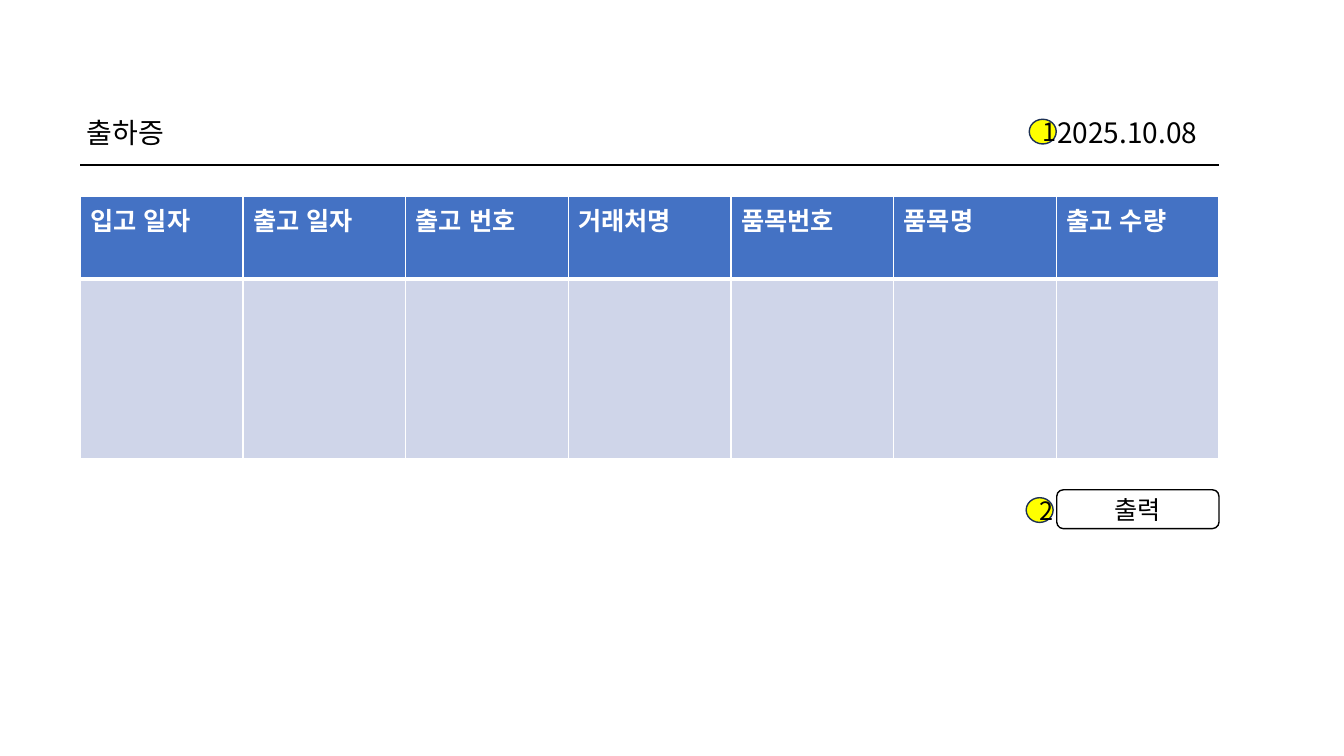
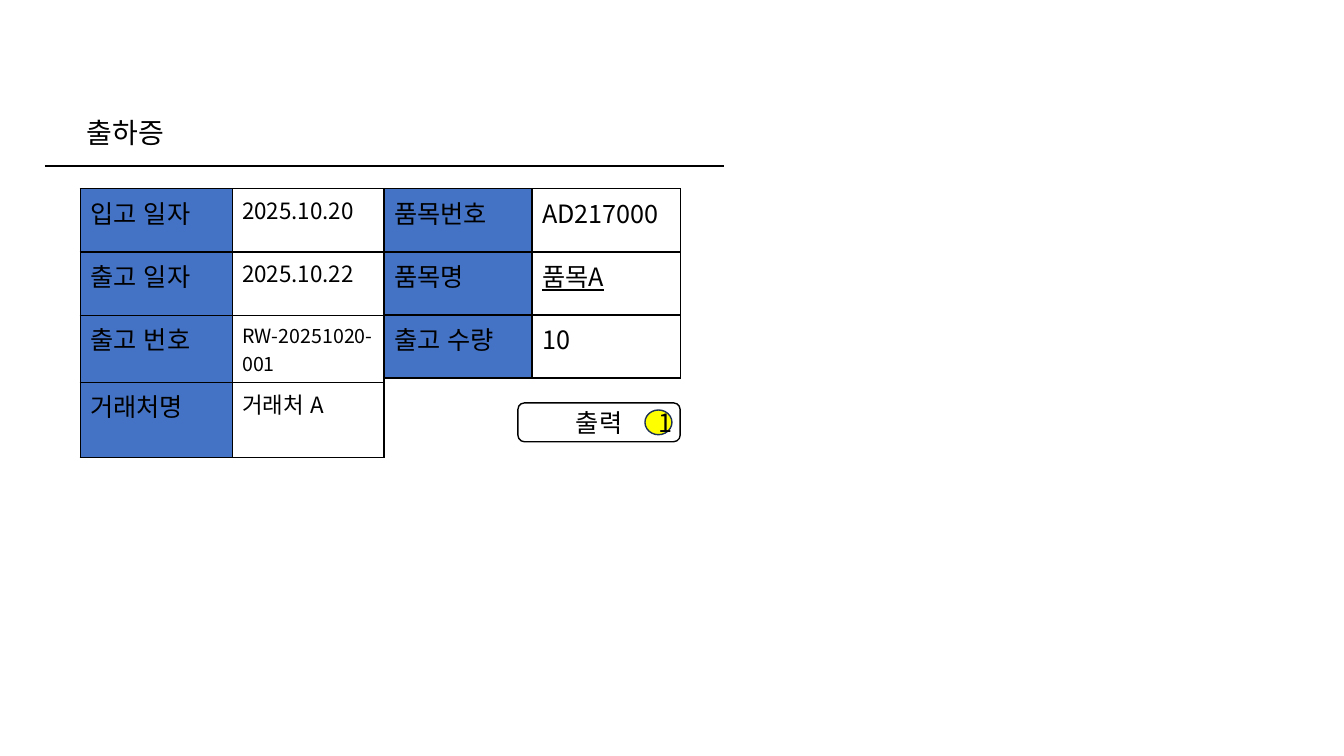
Before and after one commit to wjdgotjd28-del/mes_tripleJ, a slide deck: slide 10 of 화면설계서/수주대상 품목 입출고 관리 페이지(수정중).pptx. Drawn at 1344x756 pixels with LibreOffice and Linux fonts; fonts in the diff are those of the drawing. Boxes give left, top, right and bottom in pixels: in the first picture for what was removed or moved away, otherwise in the second. Text is boxed around its words. In the diff, an @@ line names an element or a change of style, - is before the commit and + after.

Commit message:
수주, 원자재 입출고 관리 페이지

```diff
--- a/화면설계서/수주대상 품목 입출고 관리 페이지(수정중).pptx
+++ b/화면설계서/수주대상 품목 입출고 관리 페이지(수정중).pptx
@@ rectangle removed at (929, 69, 1320, 197) @@
-2025.10.08
@@ line moved from (81, 165) - (1219, 165) to (45, 166) - (724, 166) @@
@@ table at (81, 189, 385, 442) @@
-입고 일자 | 출고 일자 | 출고 번호 | 거래처명 | 품목번호 | 품목명 | 출고 수량
- |  |  |  |  |  | 
+입고 일자 | 2025.10.20
+출고 일자 | 2025.10.22
+출고 번호 | RW-20251020-001
+거래처명 | 거래처 A
@@ table: place and size @@
-table at (81, 197, 1217, 460)
+table at (81, 189, 385, 442)
@@ table added at (384, 189, 681, 378), 3 rows, 2 columns @@
+품목번호 | AD217000
+품목명 | 품목A
+출고 수량 | 10
@@ rounded rectangle "출력": place and size @@
-rounded rectangle "출력" at (1057, 490, 1219, 528)
+rounded rectangle "출력" at (518, 403, 681, 442)
@@ ellipse "1": place and size @@
-ellipse "1" at (1029, 119, 1057, 144)
+ellipse "1" at (645, 410, 673, 436)
@@ ellipse removed at (1026, 498, 1054, 523) @@
-2
```
Also in this commit, not shown: 6 other slides changed, 3 other files.
